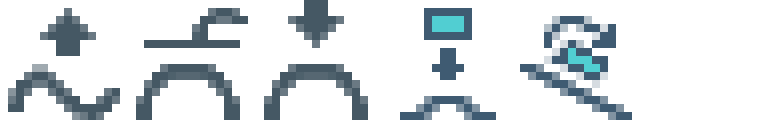
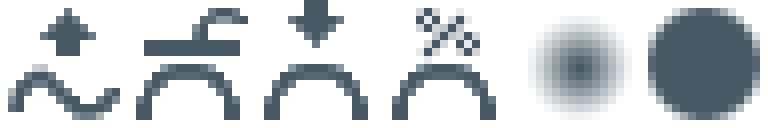
Revision of a layered 768 x 128 image; what changed, layer by layer:
painted on "Layer 20" over [8, 64, 120, 120]
painted on "Layer 20 copy 2" over [288, 64, 344, 72]
moved "Layer 21" above "Layer 20 copy", painted on it over [144, 16, 240, 56]
moved "Layer 20 copy" above "Layer 23", painted on it over [144, 16, 240, 72]
painted on "Layer 23" over [392, 8, 632, 120]
painted on "Layer 22" over [400, 8, 760, 120]
